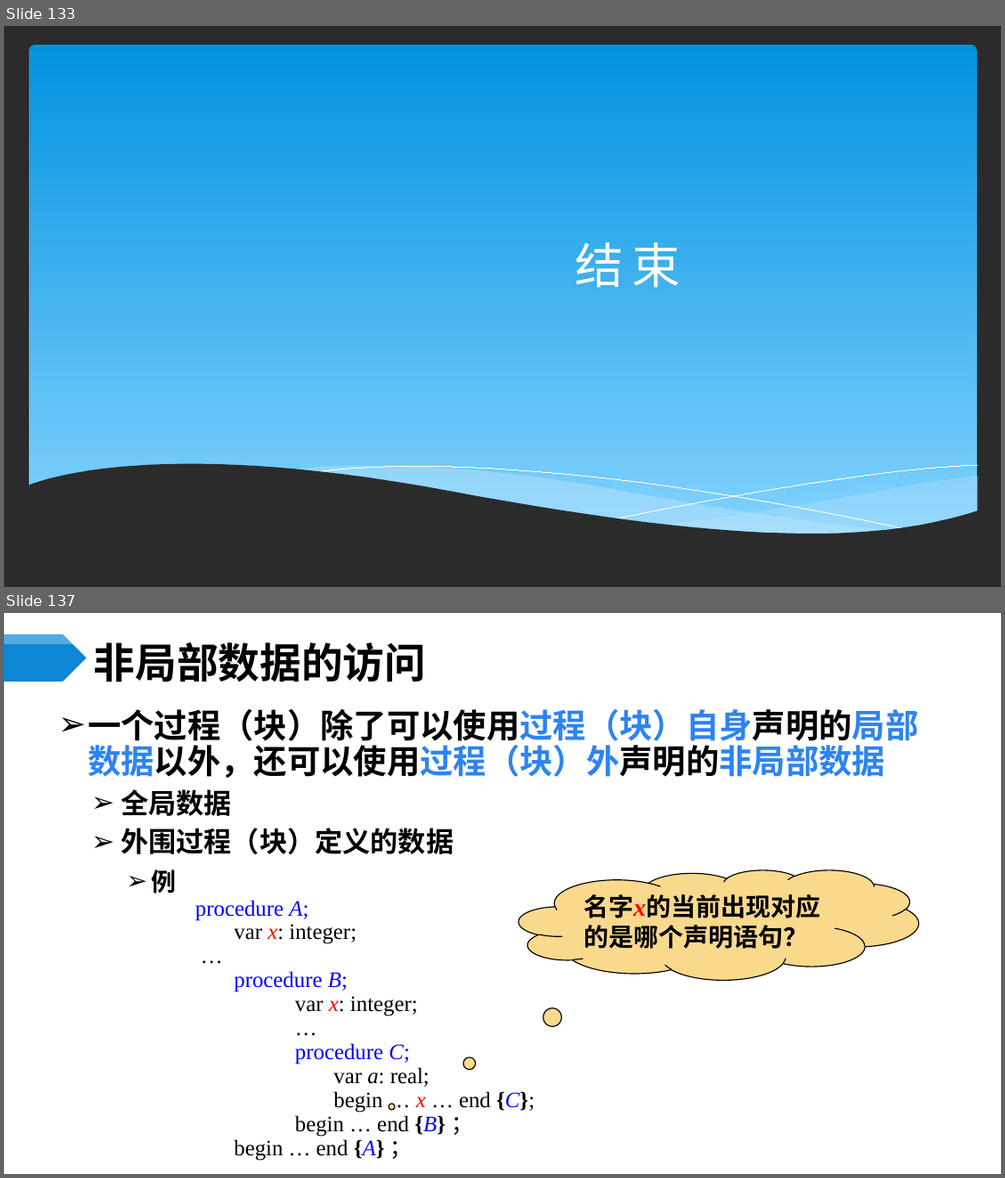
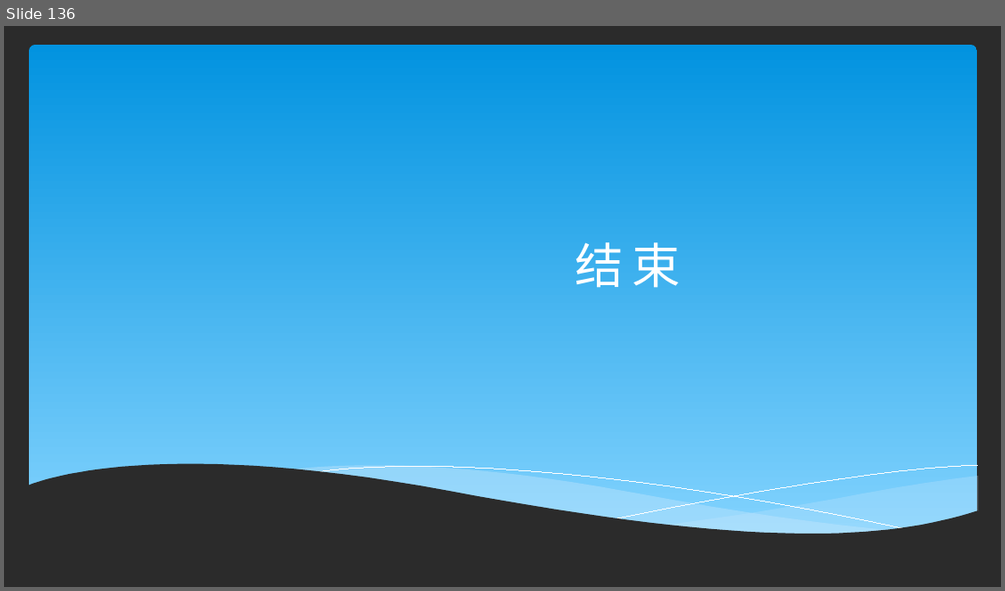
Before and after one commit to ponder-j/HIT-Compilers-Notes, a slide deck: ppts/第7章 运行存储分配.pptx. Shown one above the other, each under a label of ours: slides 133 and 137 before the commit, slide 136 after it; the slides between them are not shown. The pictures are 1005x1178 and 1005x591 pixels, drawn with LibreOffice and Linux fonts; fonts in the diff are those of the drawing; background and template pictures are left out; a plain dark background stands for a picture behind light text. Boxes give left, top, right and bottom in pixels: in the first picture for what was removed or moved away, otherwise in the second. Text is boxed around its words. In the diff, an @@ line names an element or a change of style, - is before the commit and + after.

```diff
--- a/ppts/第7章 运行存储分配.pptx
+++ b/ppts/第7章 运行存储分配.pptx
@@ slide 137 removed at (4, 613, 1001, 1174), background #FFFFFF @@
@@ pentagon arrow removed at (4, 634, 87, 681) @@
@@ pentagon arrow removed at (4, 635, 87, 645) @@
@@ title removed at (94, 642, 426, 682) @@
-非局部数据的访问
@@ text removed at (88, 709, 918, 1160) @@
-➢ 一个过程（块）除了可以使用过程（块）自身声明的局部数据以外，还可以使用过程（块）外声明的非局部数据
-  ➢ 全局数据
-  ➢ 外围过程（块）定义的数据
-    ➢ 例
-procedure A;
-var x: integer;
-…
-procedure B;
-var x: integer;
-…
-procedure C;
-var a: real;
-begin … x … end {C};
-begin … end {B} ；
-begin … end {A} ；
@@ thought cloud removed at (518, 870, 918, 980) @@
-名字x的当前出现对应的是哪个声明语句？
@@ what was slide 133 is now slide 136 @@
```
Also in this commit, not shown: 11 slides changed, 2 slides added, 3 other slides removed, 5 other files.
